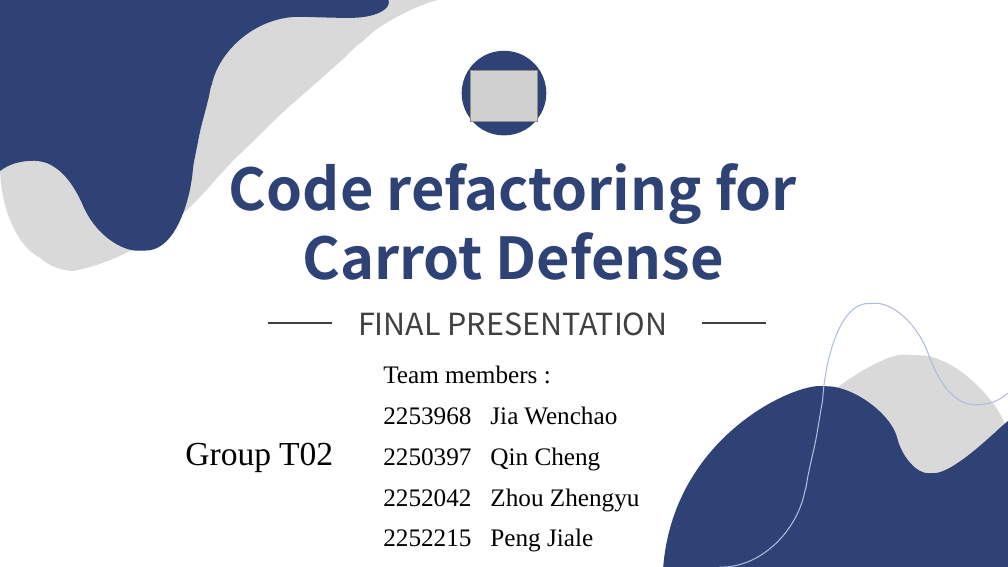
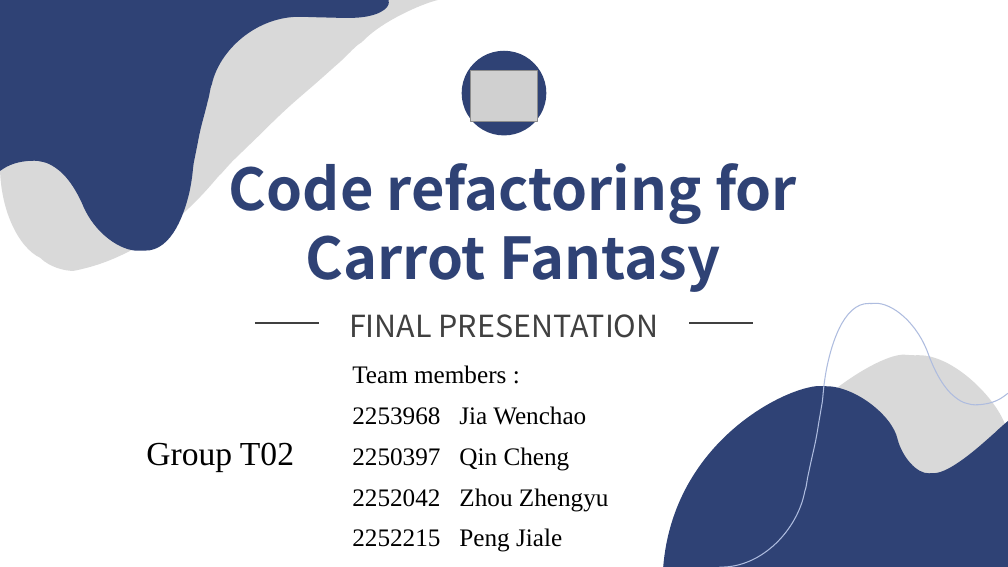
Before and after one commit to QinCheng0928/Cocos2d, a slide deck: slide 1 of 文档/DesignPattern.pptx. Drawn at 1008x567 pixels with LibreOffice and Linux fonts; fonts in the diff are those of the drawing; grey boxes stand for pictures. Boxes give left, top, right and bottom in pixels: in the first picture for what was removed or moved away, otherwise in the second. Text is boxed around its words. In the diff, an @@ line names an element or a change of style, - is before the commit and + after.

```diff
--- a/文档/DesignPattern.pptx
+++ b/文档/DesignPattern.pptx
@@ text at (306,221,720,292): text changed @@
-Carrot Defense
+Carrot Fantasy
@@ line moved from (268, 324) - (332, 324) to (255, 324) - (319, 324) @@
@@ text "FINAL PRESENTATION": place and size @@
-text "FINAL PRESENTATION" at (358,312,668,336)
+text "FINAL PRESENTATION" at (349,314,659,338)
@@ line moved from (702, 324) - (766, 324) to (690, 324) - (753, 324) @@
@@ subtitle "Team members :": place and size @@
-subtitle "Team members :" at (383,365,640,552)
+subtitle "Team members :" at (352,365,609,552)
@@ text "Group T02": place and size @@
-text "Group T02" at (185,442,333,471)
+text "Group T02" at (146,442,294,472)
```
Also in this commit, not shown: 3 other slides changed, 1 slide removed, 5 other files.
